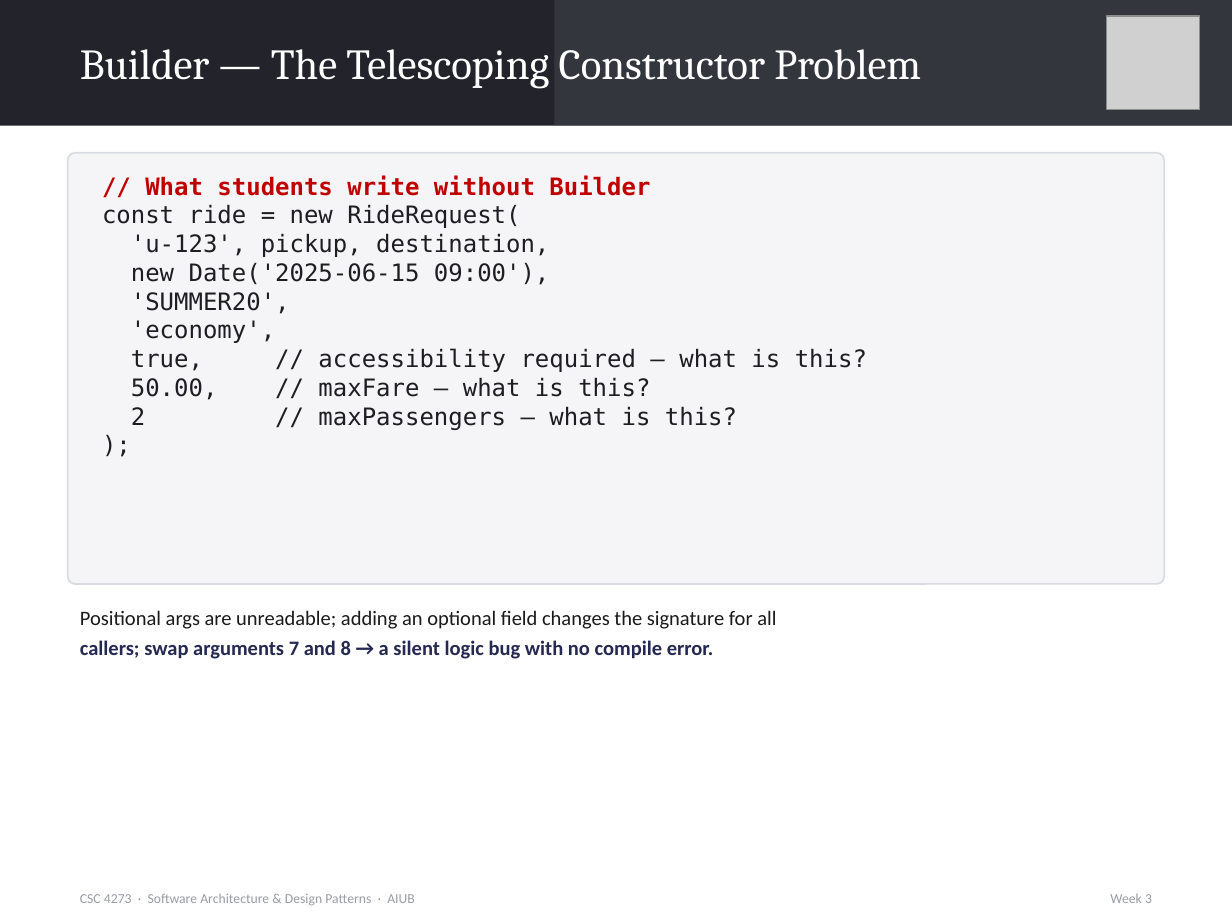
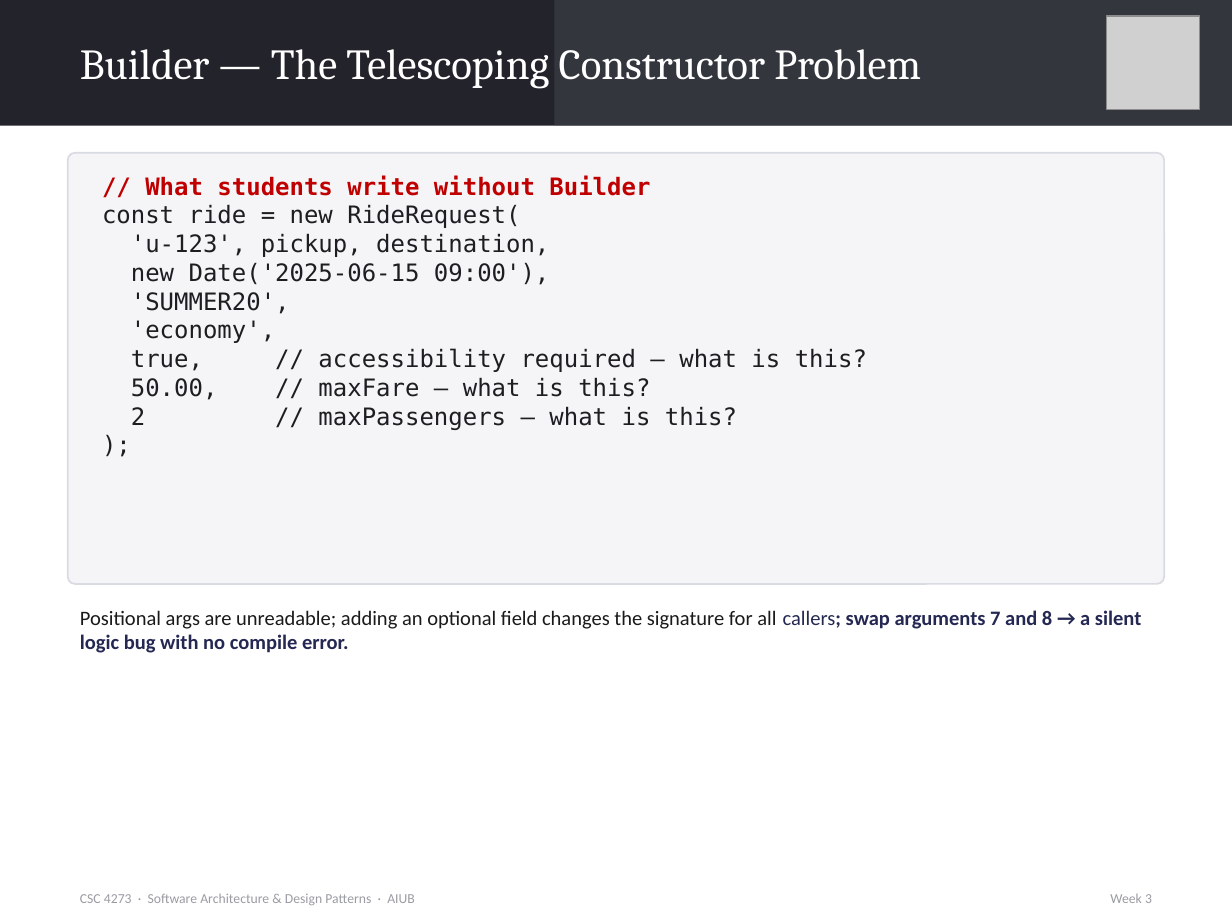
Before and after one commit to alamin200290/teaching-sadp-summer2025-2026-sec-ab, a slide deck: slide 25 of week-3/Week_03_SADP_Creational_Patterns_details.pptx (slide 22 before the commit). Drawn at 1232x924 pixels with LibreOffice and Linux fonts; fonts in the diff are those of the drawing; grey boxes stand for pictures. Boxes give left, top, right and bottom in pixels: in the first picture for what was removed or moved away, otherwise in the second. Text is boxed around its words. In the diff, an @@ line names an element or a change of style, - is before the commit and + after.

```diff
--- a/week-3/Week_03_SADP_Creational_Patterns_details.pptx
+++ b/week-3/Week_03_SADP_Creational_Patterns_details.pptx
@@ text at <box>80,610,1141,653</box>: text changed @@
-Positional args are unreadable; adding an optional field changes the signature for all
-callers; swap arguments 7 and 8 → a silent logic bug with no compile error.
+Positional args are unreadable; adding an optional field changes the signature for all callers; swap arguments 7 and 8 → a silent logic bug with no compile error.
```
Also in this commit, not shown: 5 other slides changed, 4 slides added.
